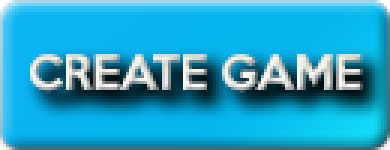
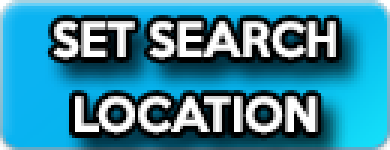
Layers edited between the first and the second 390px x 150px image:
renamed "CREATE GAME" to "SET SEARCH LOCATION", painted on it over [30, 21, 363, 135]
